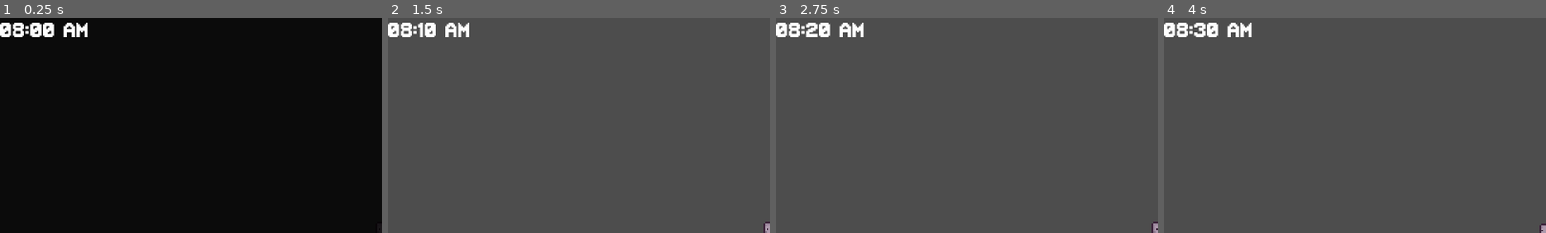
Above: before the commit, frames 1-4 (left to right).
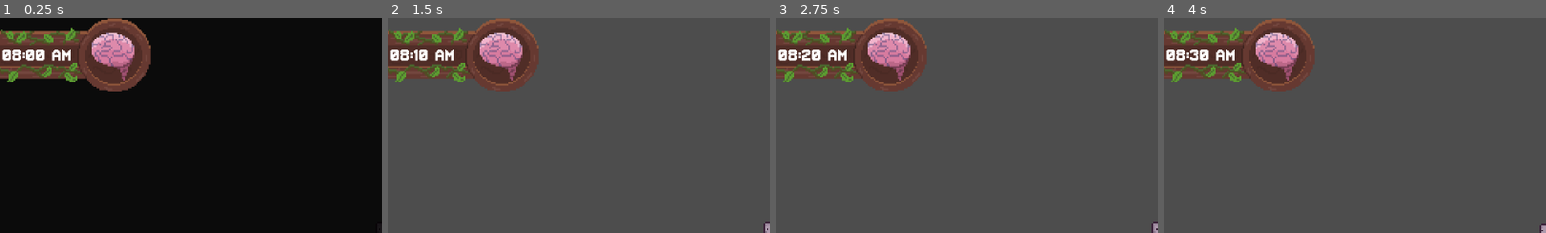
Above: after the commit, the same moments.

Repository: Arsenaultm90/COMP1501_FinalProject
Game: Godot game, scene res://scenes/main_character.tscn
Same seed, same stepped clock (60 frames per second), same inputs: the game is played once before the commit and once after it. Sound files missing from this copy of the repository are replaced by a short silence.
Inputs:
- Up to frame 1 (0.25 s): no input
- Up to frame 2 (1.5 s): hold D (right) 0.53-1.28 s; hold Space (advance_dialogue) 0.53-1.28 s; hold S (down) from 1.28 s (still down); tap E (interact) at 1.35 s
- Up to frame 3 (2.75 s): tap Enter at 2 s; release S (down) at 2.03 s; hold D (right) from 2.03 s (still down); hold Space (advance_dialogue) from 2.03 s (still down)
- Up to frame 4 (4 s): release D (right) at 2.78 s; release Space (advance_dialogue) at 2.78 s; hold W (up) 2.78-3.53 s; tap E (interact) at 2.85 s; tap Enter at 3.5 s; hold A (left) from 3.53 s (still down); hold Space (advance_dialogue) from 3.53 s (still down)
The pictures show only the part of the screen within x 0-50%, y 0-50%; the shares and areas given below are measured in that part.

The runs differ from the first frame. In frame 1, 11% of the frame differs, in the area x 0-40%, y 0-35%; in frame 2, 10%; in frame 3, 10%; in frame 4, 10%.

Commit message:
Added UI elements

Diff:
--- a/scenes/outside.tscn
+++ b/scenes/outside.tscn
@@ -9,6 +9,7 @@
 [ext_resource type="Texture2D" uid="uid://cswc5axwgeprm" path="res://art/environment/Road.png" id="7_uaw8k"]
 [ext_resource type="Script" uid="uid://yso218ease0e" path="res://scripts/npc_dialogue_test.gd" id="8_5tstl"]
 [ext_resource type="Texture2D" uid="uid://c31kc1q1onwr5" path="res://art/character/prototype_character_red.png" id="8_lt5my"]
+[ext_resource type="Texture2D" uid="uid://dbpjl0vxwgxt1" path="res://art/ui/BrainNormal.png" id="10_lt7nq"]
 
 [sub_resource type="RectangleShape2D" id="RectangleShape2D_udpx5"]
 
@@ -106,3 +107,7 @@
 texture = ExtResource("8_lt5my")
 hframes = 4
 vframes = 12
+
+[node name="PointLight2D" type="PointLight2D" parent="." unique_id=1106238526]
+position = Vector2(106, 41)
+texture = ExtResource("10_lt7nq")
--- a/scenes/ui.tscn
+++ b/scenes/ui.tscn
@@ -4,6 +4,8 @@
 [ext_resource type="FontFile" uid="uid://5lg58a1j0bkb" path="res://art/fonts/superstar_memesbruh03.ttf" id="1_x4jx1"]
 [ext_resource type="Script" uid="uid://bok8wf7f3pb47" path="res://scripts/global_ui_manager.gd" id="1_yev5y"]
 [ext_resource type="Script" uid="uid://c7i01n1lhf7fj" path="res://scripts/pause_menu.gd" id="4_gdt2y"]
+[ext_resource type="Texture2D" uid="uid://dbpjl0vxwgxt1" path="res://art/ui/BrainNormal.png" id="4_ktti3"]
+[ext_resource type="Texture2D" uid="uid://bikt4ph7vyk3g" path="res://art/ui/UI Clock.png" id="4_p7vwb"]
 [ext_resource type="Script" uid="uid://uhckk5glubap" path="res://scripts/text_box.gd" id="5_8dubc"]
 [ext_resource type="Texture2D" uid="uid://cdfjdn4h86n2t" path="res://art/dialogue/DialogueBox.png" id="6_p7vwb"]
 
@@ -19,11 +21,26 @@
 theme_override_font_sizes/font_size = 32
 text = "Press \"E\""
 
+[node name="ClockBG" type="Sprite2D" parent="." unique_id=1160897336]
+texture_filter = 1
+position = Vector2(184, 93)
+scale = Vector2(4, 4)
+texture = ExtResource("4_p7vwb")
+
+[node name="Brain" type="Sprite2D" parent="." unique_id=1920648636]
+texture_filter = 1
+position = Vector2(288, 97)
+scale = Vector2(4, 4)
+texture = ExtResource("4_ktti3")
+
 [node name="GameClock" type="Label" parent="." unique_id=804421774]
-offset_right = 40.0
-offset_bottom = 23.0
+z_index = 1
+offset_left = 6.0
+offset_top = 69.0
+offset_right = 46.0
+offset_bottom = 133.0
 theme_override_fonts/font = ExtResource("1_x4jx1")
-theme_override_font_sizes/font_size = 64
+theme_override_font_sizes/font_size = 50
 script = ExtResource("1_nt7q6")
 
 [node name="PauseMenu" type="Control" parent="." unique_id=1158711880]
--- a/scripts/game_clock.gd
+++ b/scripts/game_clock.gd
@@ -6,6 +6,7 @@
 var minute: int = 0
 var second_accumulator: float = 0.0
 var day_active: bool = true
+var blink_tween : Tween = null
 
 
 func _ready() -> void:
@@ -54,3 +55,18 @@
 		display_hour = h - 12
 
 	return "%02d:%02d %s" % [display_hour, m, suffix]
+
+
+func pause_clock() -> void:
+	day_active = false
+	blink_tween = create_tween().set_loops()
+	blink_tween.tween_property(self, "modulate", Color(0.5, 0.5, 0.5), 1)
+	blink_tween.tween_property(self, "modulate", Color.WHITE, 1)
+
+
+func start_clock() -> void:
+	day_active = true
+	if blink_tween:
+		blink_tween.kill()
+		blink_tween = null
+	modulate = Color.WHITE
--- a/scripts/global_ui_manager.gd
+++ b/scripts/global_ui_manager.gd
@@ -24,6 +24,9 @@
 		)
 
 
+########################
+### INTERACT METHODS ###
+########################
 func show_interact_label(target : Node2D) -> void:
 	interact_label_target = target
 	player_interact_label.visible = true
@@ -38,6 +41,8 @@
 func start_dialogue(position : Vector2, lines : Array[String]) -> void:
 	if is_dialogue_active:
 		return
+
+	game_clock.pause_clock()
 
 	is_dialogue_active = true
 	dialogue_lines = lines
@@ -78,6 +83,8 @@
 	if player:
 		player.enable_controls()
 
+	game_clock.start_clock()
+
 
 func _unhandled_input(event: InputEvent) -> void:
 	if event.is_action_pressed("advance_dialogue"):
--- a/scripts/text_box.gd
+++ b/scripts/text_box.gd
@@ -17,9 +17,15 @@
 	text = ""
 	timer.stop()
 
+	# Hide text box to avoid flickering
 	modulate.a = 0.0
 
+	# Reset text box size and await flush before setting label text
 	custom_minimum_size = Vector2.ZERO
+	label.text = ""
+	await get_tree().process_frame
+	await get_tree().process_frame
+
 	size = Vector2.ZERO
 	label.text = text_to_display
 
Binary file added: art/ui/BrainNormal.png
Not shown, added: art/ui/BrainNormal.png.import
Binary file added: art/ui/UI Clock.png
Not shown, added: art/ui/UI Clock.png.import
Not shown, changed: .DS_Store
Not shown, changed: art/.DS_Store
